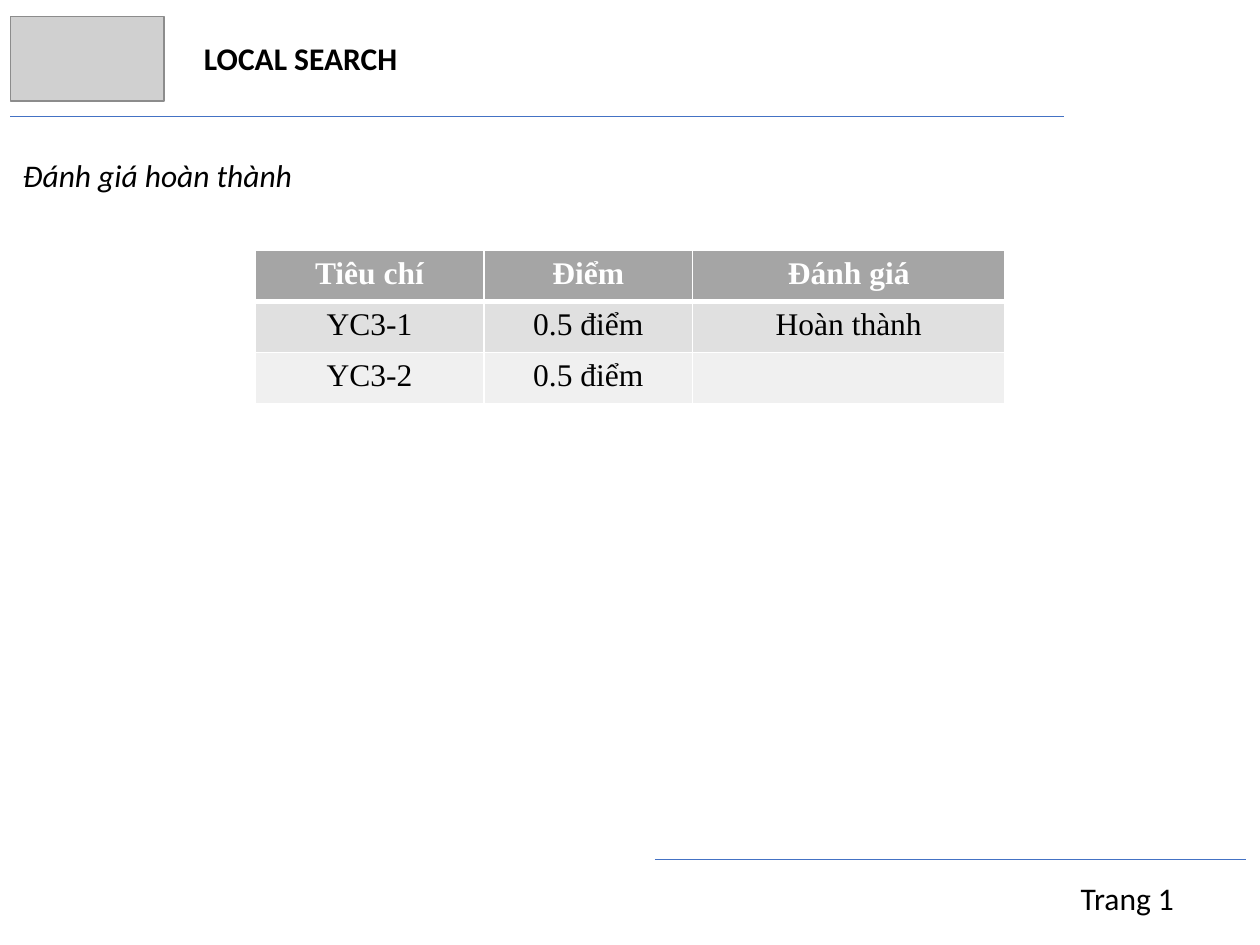
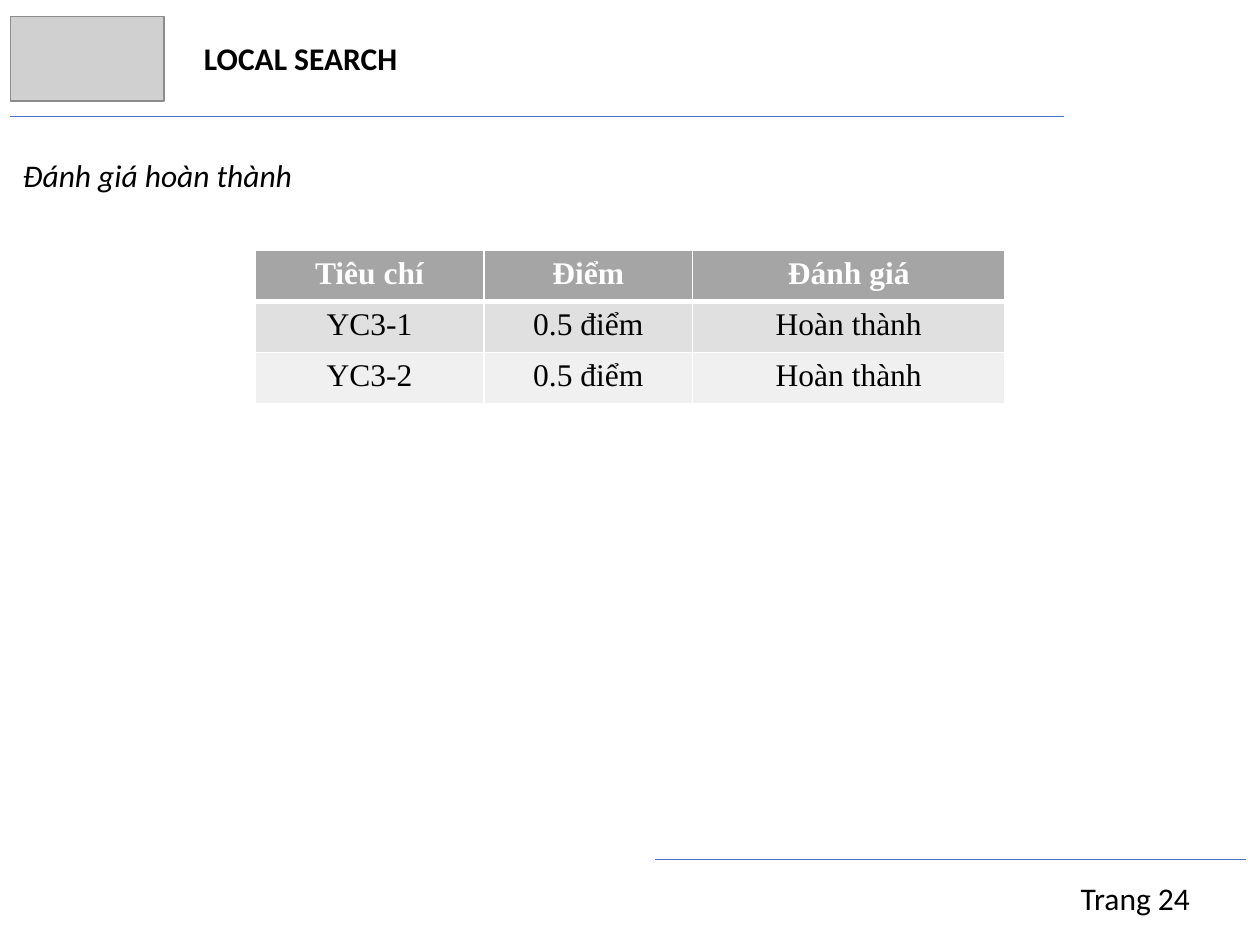
Before and after one commit to trngbro/AI, a slide deck: slide 24 of present/presentation.pptx. Drawn at 1260x945 pixels with LibreOffice and Linux fonts; fonts in the diff are those of the drawing; grey boxes stand for pictures. Boxes give left, top, right and bottom in pixels: in the first picture for what was removed or moved away, otherwise in the second. Text is boxed around its words. In the diff, an @@ line names an element or a change of style, - is before the commit and + after.

```diff
--- a/present/presentation.pptx
+++ b/present/presentation.pptx
@@ table at (x1=255, y1=251, x2=1005, y2=404) @@
-row 3, column 3: 
+row 3, column 3: Hoàn thành
@@ text at (x1=1081, y1=889, x2=1190, y2=916): text changed @@
-Trang 1
+Trang 24
```
Also in this commit, not shown: 24 other slides changed.
